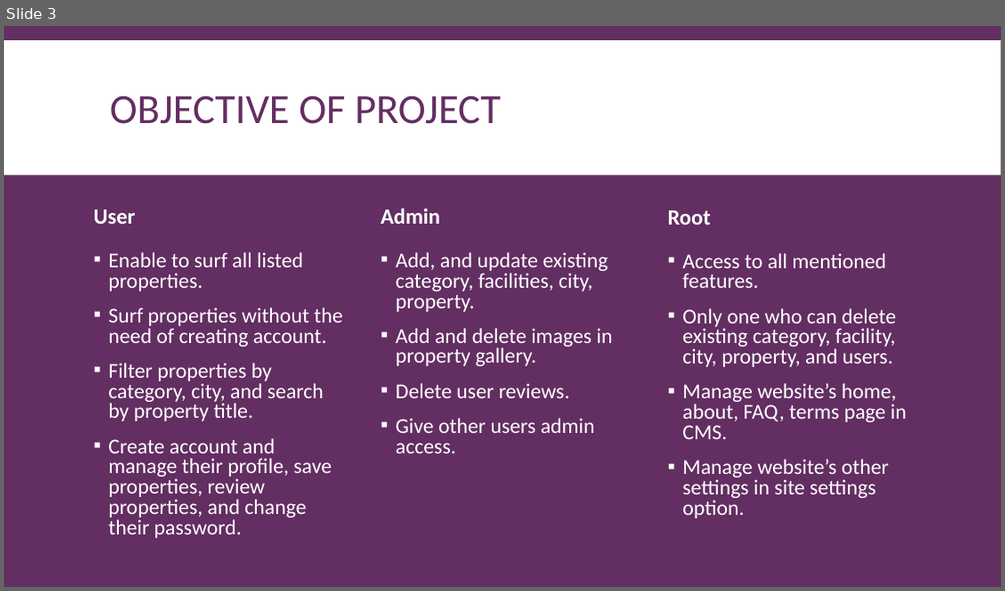
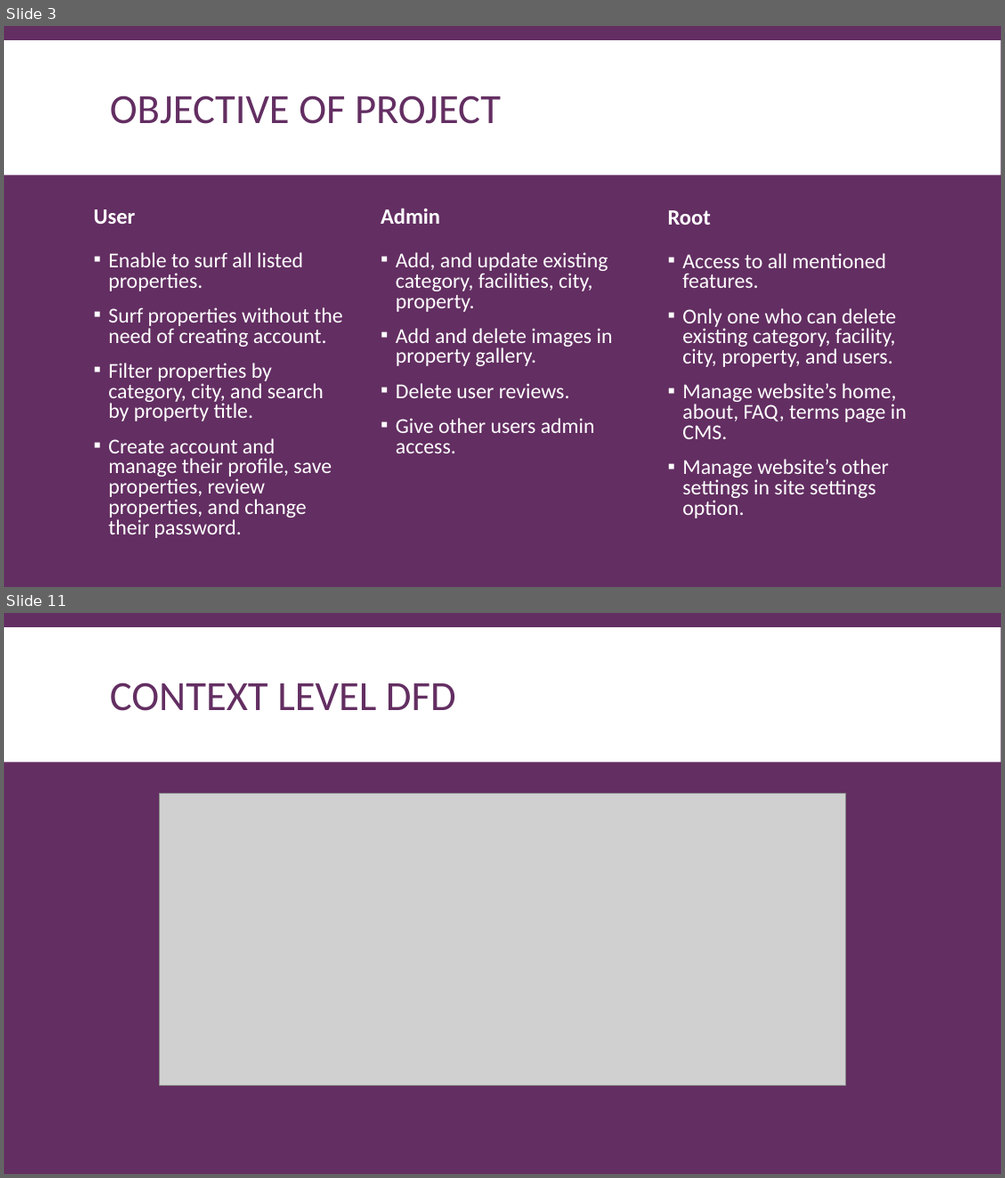
Before and after one commit to DannyGlade/Real_Estate_Site, a slide deck: Documentation/DocumentationPresentation.pptx. Shown one above the other, each under a label of ours: slide 3 before the commit, slides 3 and 11 after it; the slides between them are not shown. The pictures are 1005x591 and 1005x1178 pixels, drawn with LibreOffice and Linux fonts; fonts in the diff are those of the drawing; grey boxes stand for pictures. Boxes give left, top, right and bottom in pixels: in the first picture for what was removed or moved away, otherwise in the second. Text is boxed around its words. In the diff, an @@ line names an element or a change of style, - is before the commit and + after.

```diff
--- a/Documentation/DocumentationPresentation.pptx
+++ b/Documentation/DocumentationPresentation.pptx
@@ slide 11 added at (4, 613, 1001, 1174), background #632E62; not listed: 1 template element that a slide beside it also shows @@
@@ title added at (110, 682, 456, 711), 40 pt, text #632E62 @@
+CONTEXT LEVEL DFD
@@ picture added at (160, 793, 845, 1085) @@
```
Also in this commit, not shown: 1 slide changed, 6 other slides added, 2 other files.
